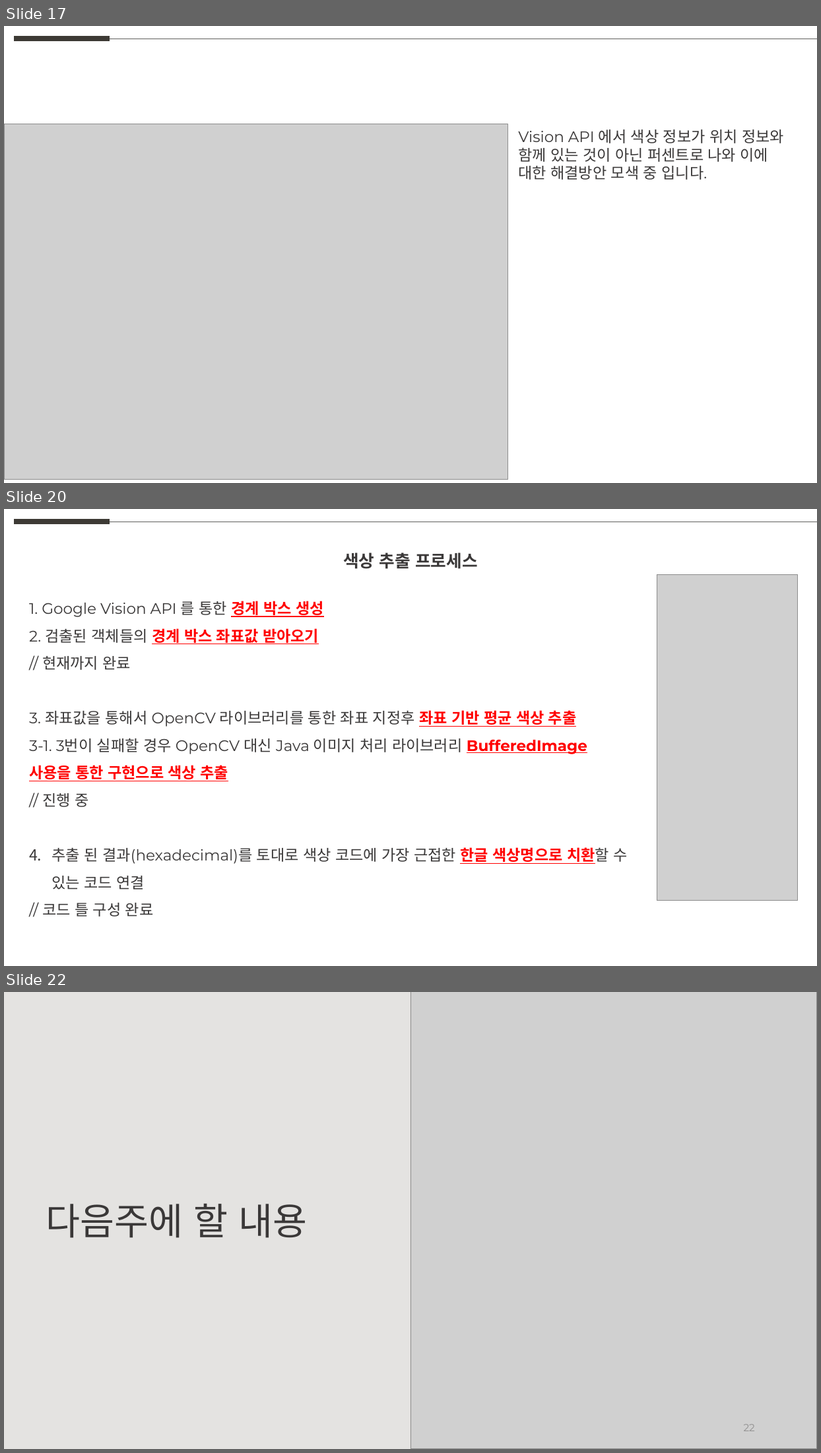
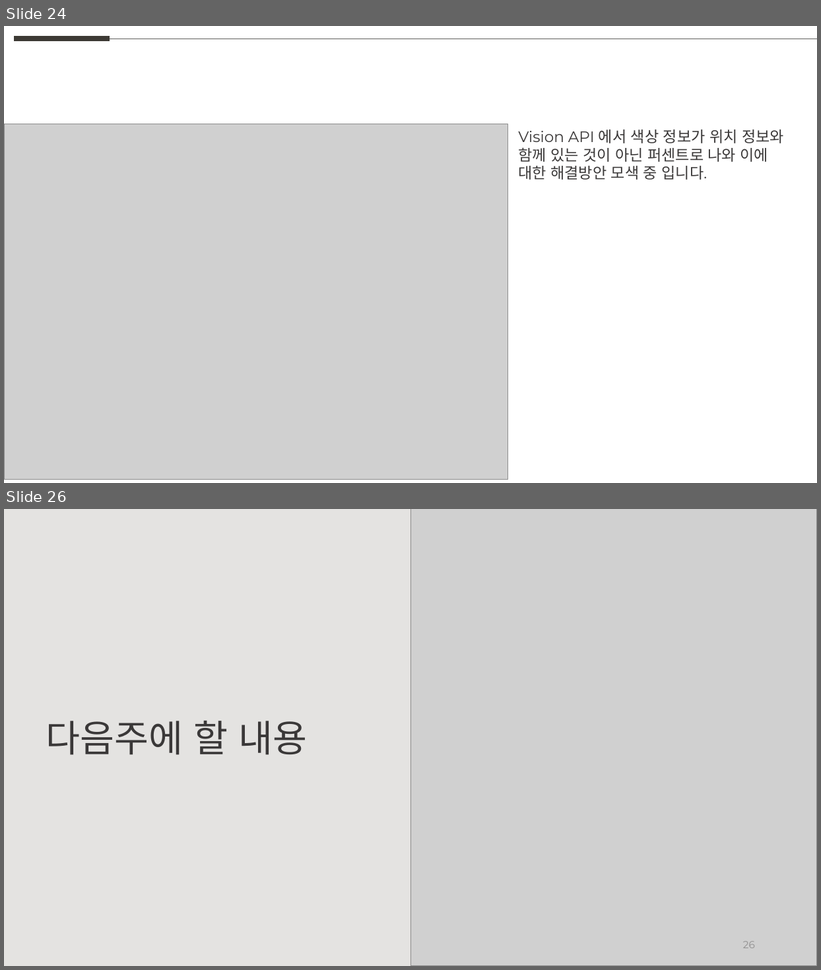
Before and after one commit to weaknessHero/Project_AvatarS, a slide deck: 발표자료/PPT_230727.pptx. Shown one above the other, each under a label of ours: slides 17, 20 and 22 before the commit, slides 24 and 26 after it; the slides between them are not shown. The pictures are 821x1453 and 821x970 pixels, drawn with LibreOffice and Linux fonts; fonts in the diff are those of the drawing; grey boxes stand for pictures. Boxes give left, top, right and bottom in pixels: in the first picture for what was removed or moved away, otherwise in the second. Text is boxed around its words. In the diff, an @@ line names an element or a change of style, - is before the commit and + after.

```diff
--- a/발표자료/PPT_230727.pptx
+++ b/발표자료/PPT_230727.pptx
@@ slide 20 removed at [4, 509, 817, 966], background #FFFFFF @@
@@ line removed from (15, 522) to (110, 522) @@
@@ line removed from (110, 522) to (817, 522) @@
@@ text removed at [343, 553, 478, 569] @@
-색상 추출 프로세스
@@ picture removed at [657, 574, 798, 901] @@
@@ text removed at [29, 601, 627, 917] @@
-1. Google Vision API 를 통한 경계 박스 생성
-2. 검출된 객체들의 경계 박스 좌표값 받아오기
-// 현재까지 완료
-3. 좌표값을 통해서 OpenCV 라이브러리를 통한 좌표 지정후 좌표 기반 평균 색상 추출
-3-1. 3번이 실패할 경우 OpenCV 대신 Java 이미지 처리 라이브러리 BufferedImage 사용을 통한 구현으로 색상 추출
-// 진행 중
-4. 추출 된 결과(hexadecimal)를 토대로 색상 코드에 가장 근접한 한글 색상명으로 치환할 수 있는 코드 연결
-// 코드 틀 구성 완료
@@ what was slide 17 is now slide 24 @@
@@ what was slide 22 is now slide 26 @@
@@ page number at [743, 941, 755, 949]: text changed @@
-22
+26
```
Also in this commit, not shown: 3 slides changed, 7 slides added, 2 other slides removed, 2 other files.
